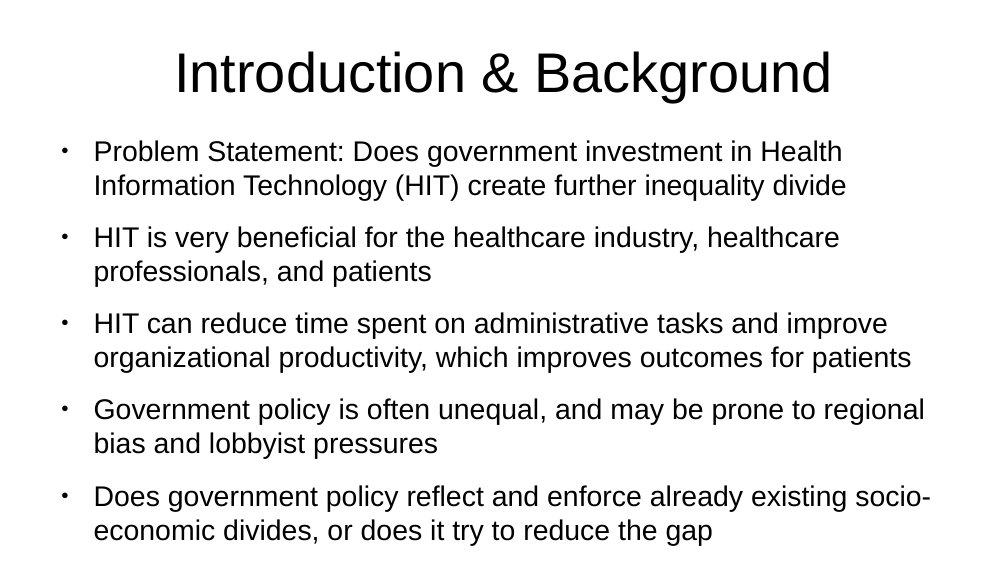
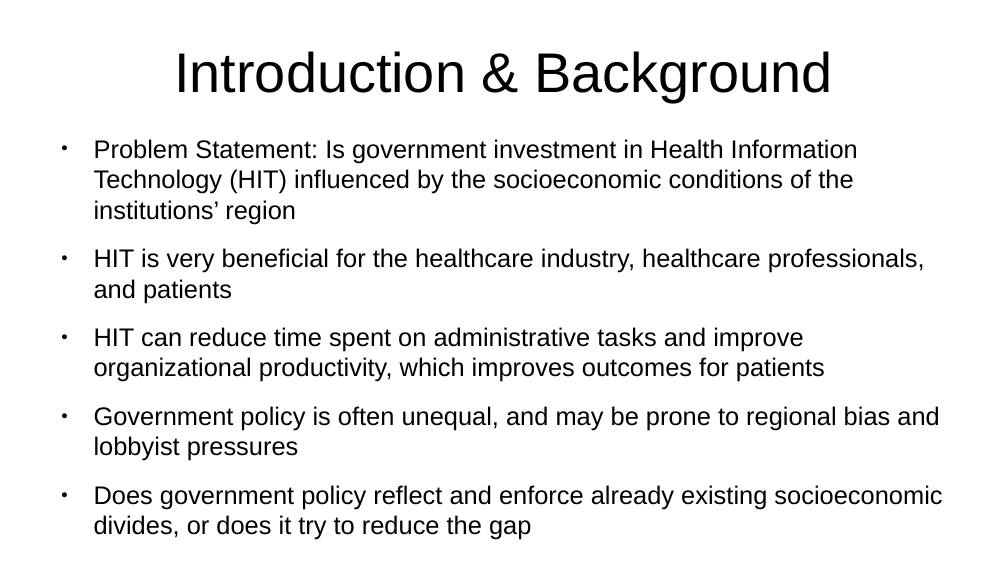
Before and after one commit to vicky-playground/EHR-GDP, a slide deck: slide 3 of does_gdp_impact_health_information_technology_investment.odp. Drawn at 1008x567 pixels with LibreOffice and Linux fonts; fonts in the diff are those of the drawing. Boxes give left, top, right and bottom in pixels: in the first picture for what was removed or moved away, otherwise in the second. Text is boxed around its words. In the diff, an @@ line names an element or a change of style, - is before the commit and + after.

```diff
--- a/does_gdp_impact_health_information_technology_investment.odp
+++ b/does_gdp_impact_health_information_technology_investment.odp
@@ text at (94, 139, 858, 224): text changed; size 22.4 to 20 pt @@
-● Problem Statement: Does government investment in Health Information Technology (HIT) create further inequality divide
+● Problem Statement: Is government investment in Health Information Technology (HIT) influenced by the socioeconomic conditions of the institutions’ region
@@ text at (94, 248, 939, 461): size 22.4 to 20 pt in "HIT is very beneficial for the healthcare ...", "HIT can reduce time spent on administrative ...", "Government policy is often unequal, and may ..." @@
@@ text at (94, 485, 942, 540): text changed; size 22.4 to 20 pt @@
-● Does government policy reflect and enforce already existing socio-economic divides, or does it try to reduce the gap
+● Does government policy reflect and enforce already existing socioeconomic divides, or does it try to reduce the gap
```
Also in this commit, not shown: 2 other slides changed, 5 slides added, 1 slide removed, 3 other files.
